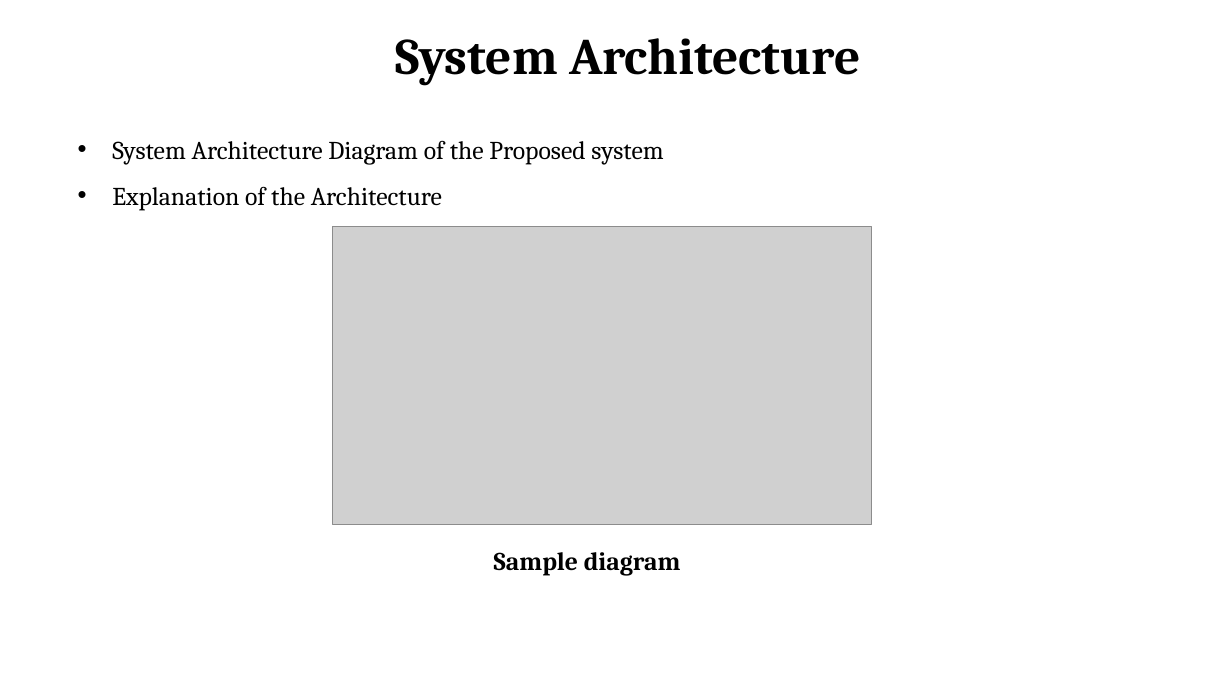
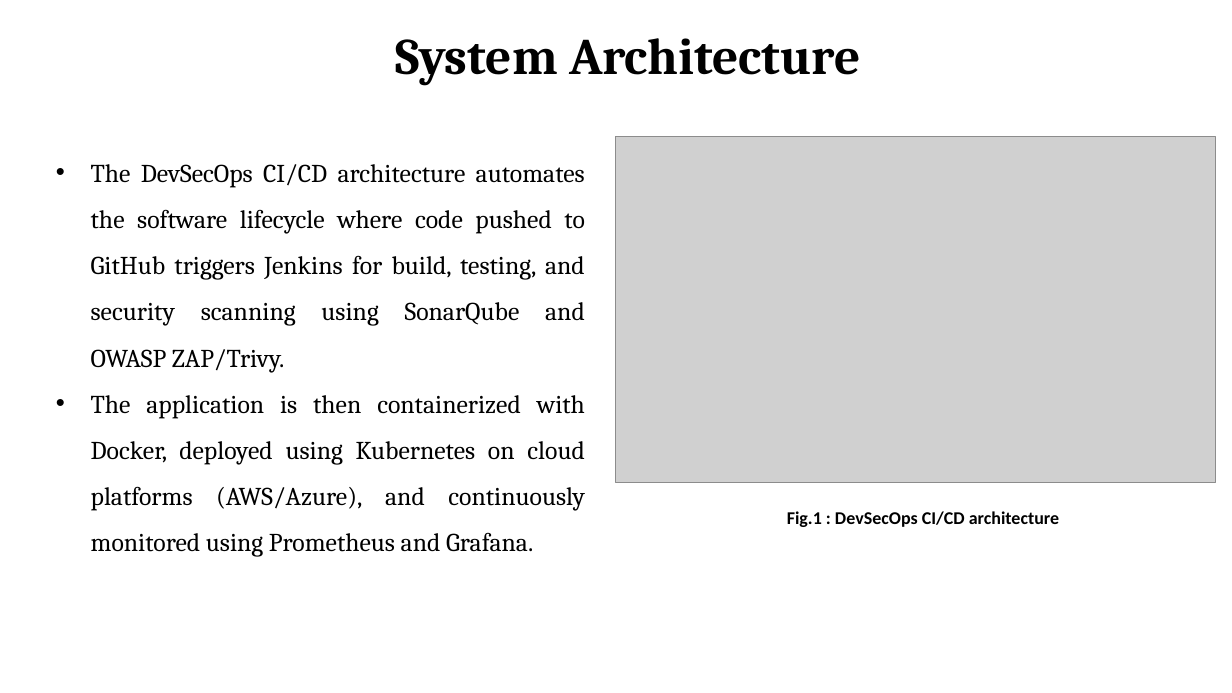
Before and after one commit to Shakthivelk24/DevSecOps-Documentation, a slide deck: slide 11 of Documentation/PPT/CSEP23605 Review 1.pptx (slide 9 before the commit). Drawn at 1232x693 pixels with LibreOffice and Linux fonts; fonts in the diff are those of the drawing; grey boxes stand for pictures; background and template pictures are left out. Boxes give left, top, right and bottom in pixels: in the first picture for what was removed or moved away, otherwise in the second. Text is boxed around its words. In the diff, an @@ line names an element or a change of style, - is before the commit and + after.

```diff
--- a/Documentation/PPT/CSEP23605 Review 1.pptx
+++ b/Documentation/PPT/CSEP23605 Review 1.pptx
@@ picture added at (x1=616, y1=137, x2=1216, y2=482) @@
@@ text at (x1=91, y1=164, x2=585, y2=557): text changed @@
-• System Architecture Diagram of the Proposed system
-• Explanation of the Architecture
+• The DevSecOps CI/CD architecture automates the software lifecycle where code pushed to GitHub triggers Jenkins for build, testing, and security scanning using SonarQube and OWASP ZAP/Trivy.
+• The application is then containerized with Docker, deployed using Kubernetes on cloud platforms (AWS/Azure), and continuously monitored using Prometheus and Grafana.
@@ picture removed at (x1=333, y1=226, x2=872, y2=524) @@
@@ text added at (x1=787, y1=511, x2=1059, y2=527), 14 pt, text #000000, bold @@
+Fig.1 : DevSecOps CI/CD architecture
@@ text removed at (x1=494, y1=552, x2=681, y2=575) @@
-Sample diagram
```
Also in this commit, not shown: 9 other slides changed, 8 slides added, 3 slides removed.
